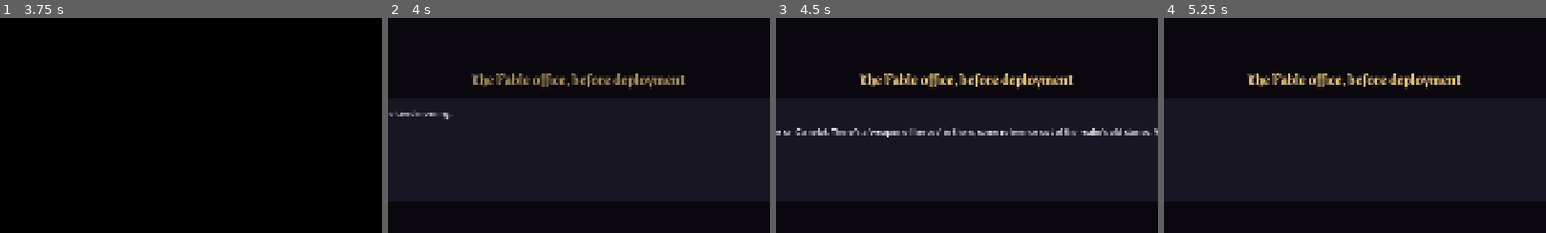
Above: before the commit, frames 1-4 (left to right).
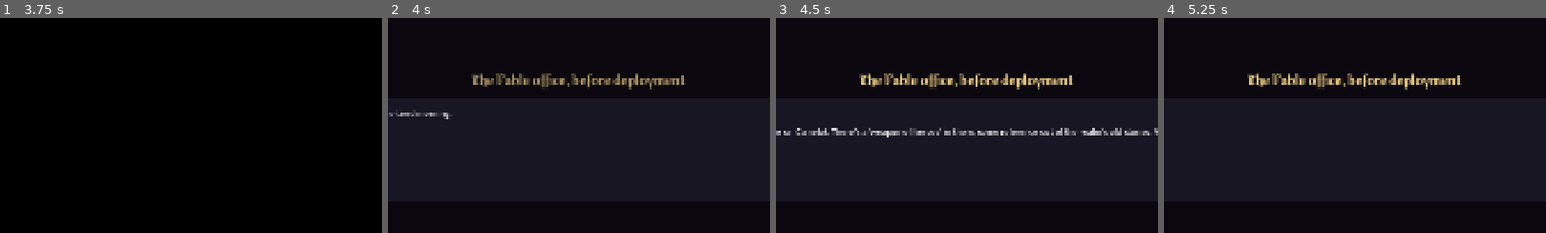
Above: after the commit, the same moments.

Repository: Maliik-B/Mythworn
Game: Godot game, scene res://scenes/splash/splash_scene.tscn
The game is run twice, just before and just after one commit, with the same random seed, the same clock (stepped at 60 frames per second) and the same inputs. Sound files missing from this copy of the repository are replaced by a short silence.
Inputs (mouse positions are % of the whole screen's width and height, from its top left):
- Up to frame 1 (3.75 s): tap Enter (ui_accept) at 0.5, 0.77 s; move the mouse to (72, 45) at 0.52 s; tap Space at 0.6 s; click (72, 45) at 0.67 s; drag from (30, 55) to (45, 70) at 1.27 s; click "Begin Your Fable" at 2 s; move the mouse to (60, 28) at 2.77 s; tap 9 at 2.85 s; click (60, 28) at 2.92 s; click "Select" at 3.5 s
- Up to frame 2 (4 s): no input
- Up to frame 3 (4.5 s): tap Enter (ui_accept) at 4.25 s; drag from (45, 70) to (20, 35) at 4.27 s
- Up to frame 4 (5.25 s): tap Enter (ui_accept) at 5 s; move the mouse to (80, 65) at 5.02 s; tap Space at 5.1 s; click (80, 65) at 5.17 s
The pictures show only the part of the screen within x 25-75%, y 50-100%; the shares and areas given below are measured in that part.

Frame 1 is identical in both runs. In frame 2, 0.5% of the frame differs, in the area x 24-77%, y 25-34%; in frame 3, 0.7%, in the area x 22-78%, y 25-34%; in frame 4, 0.7%.

Commit message:
Say what each pledge will change under its option at the realm entry
The court and common-folk choice is the run's one big shaping decision, and its two buttons said only "Stand with the court" and "Stand with the common folk". Nothing on screen said that the folk pledge moves Passion to Wavering, that the court adds elites, or that shops cost more on one side, so a player who saw Passion at -34 on the map could not tell where it came from. The effect should be read at the choice, so each option now carries a line under it, in words I approved.

Each option now carries its trade on a second line in the gold the event summaries use: "A harder road that pays better", then the two elites, the stronger enemies and what the court gives in return; "A gentler road with a price", then what the people give, what it costs, and that Passion also falls to Wavering. The numbers are read from the pledge's own config, so a balance change to the elites, the enemy multiplier, the shop prices, the militia's Block or the shift carries into the words; the elite count comes from a MapGenerator helper the map's own transform now uses too, and the tier is named for where the keeper's Passion would land. A VN choice gains a detail line for this. The dialogue panel and the running head now stack up from the bottom of the screen, so a panel grown to fit two such options pushes the head up instead of running under it; nothing else on the panel moves. roster_test checks both lines word for word, that neither breaks the house punctuation, that the court's count is the map's own, and that the scene sets each trade under its option. Seen at the choice, and the send-off's head checked again in its new stack.

Diff:
--- a/scenes/vn/vn_scene.gd
+++ b/scenes/vn/vn_scene.gd
@@ -9,6 +9,11 @@
 const HEAD_COLOR := Color(0.88, 0.76, 0.48)
 const HEAD_RULE_LENGTH := 150.0
 const HEAD_FADE := 0.35
+const PANEL_HEIGHT := 260.0
+# An option's trade, set under its label in the summaries' gold, wrapped at this width.
+const DETAIL_COLOR := Color(0.9, 0.8, 0.4)
+const DETAIL_FONT_SIZE := 16
+const DETAIL_WIDTH := 1300.0
 
 var _vn: VNData
 var _next_scene: String = "res://scenes/map/map_scene.tscn"
@@ -20,7 +25,7 @@
 var _text_label: RichTextLabel
 var _prompt_label: Label
 var _choices_box: VBoxContainer
-var _head: HBoxContainer
+var _head: Control
 var _head_label: Label
 
 
@@ -44,13 +49,38 @@
 	bg.mouse_filter = Control.MOUSE_FILTER_IGNORE
 	add_child(bg)
 
+	# The running head over the dialogue panel, stacked up from the bottom of the screen, so a panel
+	# that grows (options with their trade set under them) pushes the head up instead of running under
+	# it. The head sits centred with a fine rule either side, hidden until a segment names its place.
+	var stack := VBoxContainer.new()
+	stack.set_anchors_and_offsets_preset(Control.PRESET_BOTTOM_WIDE)
+	stack.offset_left = 120
+	stack.offset_right = -120
+	stack.offset_top = -80
+	stack.offset_bottom = -80
+	stack.grow_vertical = Control.GROW_DIRECTION_BEGIN
+	stack.add_theme_constant_override("separation", 14)
+	stack.mouse_filter = Control.MOUSE_FILTER_IGNORE
+	add_child(stack)
+	_head = CenterContainer.new()
+	_head.mouse_filter = Control.MOUSE_FILTER_IGNORE
+	_head.visible = false
+	stack.add_child(_head)
+	var head_row := HBoxContainer.new()
+	head_row.add_theme_constant_override("separation", 28)
+	head_row.mouse_filter = Control.MOUSE_FILTER_IGNORE
+	_head.add_child(head_row)
+	head_row.add_child(_head_rule())
+	_head_label = Label.new()
+	_head_label.add_theme_font_override("font", load(CardFace.TITLE_FONT_PATH))
+	_head_label.add_theme_font_size_override("font_size", HEAD_FONT_SIZE)
+	_head_label.add_theme_color_override("font_color", HEAD_COLOR)
+	head_row.add_child(_head_label)
+	head_row.add_child(_head_rule())
+
 	# Dialogue panel across the lower third.
 	var panel := PanelContainer.new()
-	panel.set_anchors_and_offsets_preset(Control.PRESET_BOTTOM_WIDE)
-	panel.offset_left = 120
-	panel.offset_right = -120
-	panel.offset_top = -340
-	panel.offset_bottom = -80
+	panel.custom_minimum_size.y = PANEL_HEIGHT
 	var style := StyleBoxFlat.new()
 	style.bg_color = Color(0.10, 0.09, 0.14, 0.96)
 	style.set_border_width_all(2)
@@ -58,7 +88,7 @@
 	style.set_corner_radius_all(8)
 	style.set_content_margin_all(24)
 	panel.add_theme_stylebox_override("panel", style)
-	add_child(panel)
+	stack.add_child(panel)
 
 	var vbox := VBoxContainer.new()
 	vbox.add_theme_constant_override("separation", 12)
@@ -87,27 +117,6 @@
 	_choices_box.add_theme_constant_override("separation", 8)
 	_choices_box.visible = false
 	vbox.add_child(_choices_box)
-
-	# The running head sits just above the panel, centred, with a fine rule either side. Hidden until
-	# a segment names its place.
-	var head_box := CenterContainer.new()
-	head_box.set_anchors_and_offsets_preset(Control.PRESET_BOTTOM_WIDE)
-	head_box.offset_top = -418
-	head_box.offset_bottom = -354
-	head_box.mouse_filter = Control.MOUSE_FILTER_IGNORE
-	add_child(head_box)
-	_head = HBoxContainer.new()
-	_head.add_theme_constant_override("separation", 28)
-	_head.mouse_filter = Control.MOUSE_FILTER_IGNORE
-	_head.visible = false
-	head_box.add_child(_head)
-	_head.add_child(_head_rule())
-	_head_label = Label.new()
-	_head_label.add_theme_font_override("font", load(CardFace.TITLE_FONT_PATH))
-	_head_label.add_theme_font_size_override("font_size", HEAD_FONT_SIZE)
-	_head_label.add_theme_color_override("font_color", HEAD_COLOR)
-	_head.add_child(_head_label)
-	_head.add_child(_head_rule())
 
 
 func _head_rule() -> ColorRect:
@@ -180,11 +189,42 @@
 	_prompt_label.visible = false
 	for c in _vn.choices:
 		var btn := Button.new()
-		btn.text = c.label
 		btn.add_theme_font_size_override("font_size", 20)
 		btn.pressed.connect(_on_choice.bind(c))
+		if c.detail == "":
+			btn.text = c.label
+		else:
+			_set_choice_detail(btn, c)
 		_choices_box.add_child(btn)
 	_choices_box.visible = true
+
+
+## An option that says what it will change: its label, and the trade under it in the summaries'
+## gold. The button keeps the height of the two, however the trade wraps.
+func _set_choice_detail(btn: Button, c: VNData.VNChoice) -> void:
+	var col := VBoxContainer.new()
+	col.set_anchors_and_offsets_preset(Control.PRESET_FULL_RECT)
+	col.alignment = BoxContainer.ALIGNMENT_CENTER
+	col.add_theme_constant_override("separation", 2)
+	col.mouse_filter = Control.MOUSE_FILTER_IGNORE
+	btn.add_child(col)
+	var label := Label.new()
+	label.text = c.label
+	label.horizontal_alignment = HORIZONTAL_ALIGNMENT_CENTER
+	label.add_theme_font_size_override("font_size", 20)
+	col.add_child(label)
+	var detail := Label.new()
+	detail.text = c.detail
+	detail.horizontal_alignment = HORIZONTAL_ALIGNMENT_CENTER
+	detail.autowrap_mode = TextServer.AUTOWRAP_WORD_SMART
+	detail.custom_minimum_size.x = DETAIL_WIDTH
+	detail.size_flags_horizontal = Control.SIZE_SHRINK_CENTER
+	detail.add_theme_font_size_override("font_size", DETAIL_FONT_SIZE)
+	detail.add_theme_color_override("font_color", DETAIL_COLOR)
+	col.add_child(detail)
+	var fit := func(): btn.custom_minimum_size.y = col.get_combined_minimum_size().y + 20.0
+	col.minimum_size_changed.connect(fit)
+	fit.call()
 
 
 func _on_choice(choice: VNData.VNChoice) -> void:
--- a/scripts/core/map_generator.gd
+++ b/scripts/core/map_generator.gd
@@ -127,6 +127,12 @@
 const MAX_ELITES_ADDED := 4
 
 
+## How many combat nodes a pledge's elite frequency turns into new elites, before the map's own room
+## runs out. The entry choice says this number under its option, so it is worked out in one place.
+static func elites_added_for(elite_frequency_mult: float) -> int:
+	return clampi(roundi((elite_frequency_mult - 1.0) * ELITE_ADD_SCALE), 0, MAX_ELITES_ADDED)
+
+
 ## The pledge's discrete, RECORDED effect on the map. Court (elite_frequency > 1) upgrades a
 ## few interior combat nodes to NEW elites; Folk (weaken_elites) flags the existing elites
 ## as weakened (they keep their rewards, the encounter starts them Weak + power-nerfed). Both
@@ -135,11 +141,11 @@
 		elite_frequency_mult: float, weaken_elites: bool) -> void:
 	map.pledge_changes = {}
 
-	var extra := roundi((elite_frequency_mult - 1.0) * ELITE_ADD_SCALE)
+	var extra := elites_added_for(elite_frequency_mult)
 	if extra > 0:
 		var candidates := _combat_nodes_for_upgrade(map)
 		RngManager.shuffle(candidates, rng)
-		var n := mini(mini(extra, MAX_ELITES_ADDED), candidates.size())
+		var n := mini(extra, candidates.size())
 		for i in n:
 			var id: int = candidates[i]
 			map.nodes[id].node_type = MapNode.NodeType.ELITE
--- a/scripts/core/vn_data.gd
+++ b/scripts/core/vn_data.gd
@@ -23,16 +23,19 @@
 
 ## A terminal choice. `config` (if non-null) is applied to RunManager.realm_config when
 ## chosen — the realm-shape consequence. `result_text` is an optional closing beat shown
-## after choosing, before the VN hands off to the next scene.
+## after choosing, before the VN hands off to the next scene. `detail` says what the choice
+## will change, set under its label so it can be read before it is taken.
 class VNChoice:
 	var label: String = ""
 	var result_text: String = ""
 	var config: RealmConfig = null
+	var detail: String = ""
 	func _init(p_label: String = "", p_config: RealmConfig = null,
-			p_result: String = "") -> void:
+			p_result: String = "", p_detail: String = "") -> void:
 		label = p_label
 		config = p_config
 		result_text = p_result
+		detail = p_detail
 
 var title: String = ""
 var beats: Array[VNBeat] = []
@@ -54,6 +57,7 @@
 	return self
 
 
-func add_choice(label: String, config: RealmConfig = null, result: String = "") -> VNData:
-	choices.append(VNChoice.new(label, config, result))
+func add_choice(label: String, config: RealmConfig = null, result: String = "",
+		detail: String = "") -> VNData:
+	choices.append(VNChoice.new(label, config, result, detail))
 	return self
--- a/scripts/core/vn_pool.gd
+++ b/scripts/core/vn_pool.gd
@@ -116,11 +116,47 @@
 	vn.add_beat("", "They have been waiting for you. Word runs ahead of a dispatched keeper the way the old promise runs ahead of the sword: a hero will come, and draw Excalibur, and set it right. By the time you reach the gate, two delegations are already crossing the yard.", C_NARRATION)
 	vn.add_beat("", "From the keep, the court: velvet and guarded smiles, an offer of everything the crown can spare. From the town, the common folk: calloused hands, no smiles to spare, the same desperate plea. Both want the hero. Only one gets the first of you.", C_NARRATION)
 
-	vn.add_choice("Stand with the court.", _court_config(),
-		"The courtiers fold you into their warmth and their promises. The keep's doors open; the townsfolk's delegation melts back into the crowd. You will want for nothing here, and nothing here is free.")
-	vn.add_choice("Stand with the common folk.", _folk_config(),
-		"The townsfolk take you in among themselves, rough and grateful. Behind you, the court's smiles cool by a degree. The people will hold nothing back for you, and the crown will remember the slight.")
+	var court := _court_config()
+	var folk := _folk_config()
+	vn.add_choice("Stand with the court.", court,
+		"The courtiers fold you into their warmth and their promises. The keep's doors open; the townsfolk's delegation melts back into the crowd. You will want for nothing here, and nothing here is free.",
+		_court_trade(court))
+	vn.add_choice("Stand with the common folk.", folk,
+		"The townsfolk take you in among themselves, rough and grateful. Behind you, the court's smiles cool by a degree. The people will hold nothing back for you, and the crown will remember the slight.",
+		_folk_trade(folk))
 	return vn
+
+
+## What each pledge will change, said under its option before it is taken. The words were chosen on
+## 10 Nov; the numbers are read from the config, so a balance change carries into the line.
+static func _court_trade(c: RealmConfig) -> String:
+	var added := MapGenerator.elites_added_for(c.elite_frequency_mult)
+	return ("A harder road that pays better. %s on it, and every enemy gets %d%% stronger. In return, "
+		+ "the court is in your favor, and the cards and relics you find are more often rare.") % [
+		_more_elites(added), _percent(c.enemy_difficulty_mult)]
+
+
+static func _folk_trade(c: RealmConfig) -> String:
+	var people := RelicPool.get_relic_by_name("The People's Line")
+	var start := RunManager.passion.current_value if RunManager.passion else 0
+	var tier := PassionState.tier_name(RunManager.get_passion_tier_for_value(start + c.passion_shift))
+	return ("A gentler road with a price. The people are in your favor, the road's elites are weakened, "
+		+ "you start every fight with %d Block, and every enemy gets %d%% weaker. In return, the shops "
+		+ "charge %d%% more, and the cards and relics you find are more often common. Your Passion also "
+		+ "falls to %s.") % [people.value if people else 0, _percent(c.enemy_difficulty_mult),
+		_percent(c.shop_price_mult), tier]
+
+
+## "Two more elites wait", or "One more elite waits".
+static func _more_elites(n: int) -> String:
+	const WORDS := ["No", "One", "Two", "Three", "Four"]
+	var count: String = WORDS[n] if n < WORDS.size() else str(n)
+	return ("%s more elite waits" if n == 1 else "%s more elites wait") % count
+
+
+## A multiplier as the whole percent it moves by: 1.1 and 0.9 are both 10.
+static func _percent(mult: float) -> int:
+	return absi(roundi((mult - 1.0) * 100.0))
 
 
 ## Court: side with power. A harder, richer realm -- the pledge converts a couple of combat
--- a/tools/roster_test.gd
+++ b/tools/roster_test.gd
@@ -68,6 +68,7 @@
 	_test_vn_data()
 	_test_profile_intro()
 	await _test_vn_setting_lines()
+	await _test_entry_trade()
 	_test_boss_reward()
 	await _test_frozen_skips()
 	await _test_chilled_freeze()
@@ -2150,6 +2151,41 @@
 	scene.queue_free()
 	await get_tree().process_frame
 	RunManager.pending_vn = null
+
+
+## R4: each pledge says what it will change under its option, in the approved words, with
+## the numbers read from its config: two more elites and 10% for the court; 8 Block, 5%, 20% and the
+## tier it lands in for the common folk. The scene sets each trade under its option.
+func _test_entry_trade() -> void:
+	var saved := RunManager.passion.current_value
+	RunManager.passion.current_value = 0
+	var entry := VNPool.build_camelot_entry()
+	var court: String = entry.choices[0].detail
+	var folk: String = entry.choices[1].detail
+	_check("the court's option says its trade",
+		court == "A harder road that pays better. Two more elites wait on it, and every enemy gets 10% stronger. In return, the court is in your favor, and the cards and relics you find are more often rare.")
+	_check("the common folk's option says its trade",
+		folk == "A gentler road with a price. The people are in your favor, the road's elites are weakened, you start every fight with 8 Block, and every enemy gets 5% weaker. In return, the shops charge 20% more, and the cards and relics you find are more often common. Your Passion also falls to Wavering.")
+	_check("the trades carry no em dash", not (court + folk).contains("—"))
+	_check("the court's elite count is the map's own",
+		MapGenerator.elites_added_for(entry.choices[0].config.elite_frequency_mult) == 2)
+	RunManager.pending_vn = entry
+	var scene: Control = load("res://scenes/vn/vn_scene.tscn").instantiate()
+	get_tree().root.add_child(scene)
+	await get_tree().process_frame
+	scene._show_beat(scene._vn.beats.size() - 1)
+	scene._show_choices()
+	await get_tree().process_frame
+	var shown := 0
+	for btn in scene._choices_box.get_children():
+		for label in btn.find_children("*", "Label", true, false):
+			if label.text == court or label.text == folk:
+				shown += 1
+	_check("each option shows its trade under it", shown == 2)
+	scene.queue_free()
+	await get_tree().process_frame
+	RunManager.pending_vn = null
+	RunManager.passion.current_value = saved
 
 
 func _count_elites(map: MapData) -> int:
